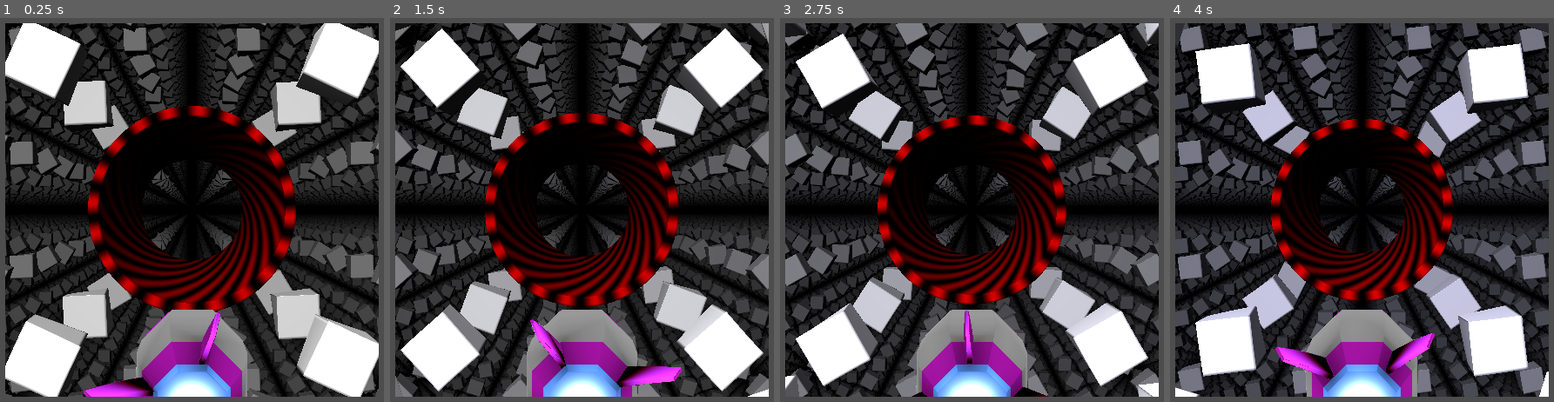
Above: before the commit, frames 1-4 (left to right).
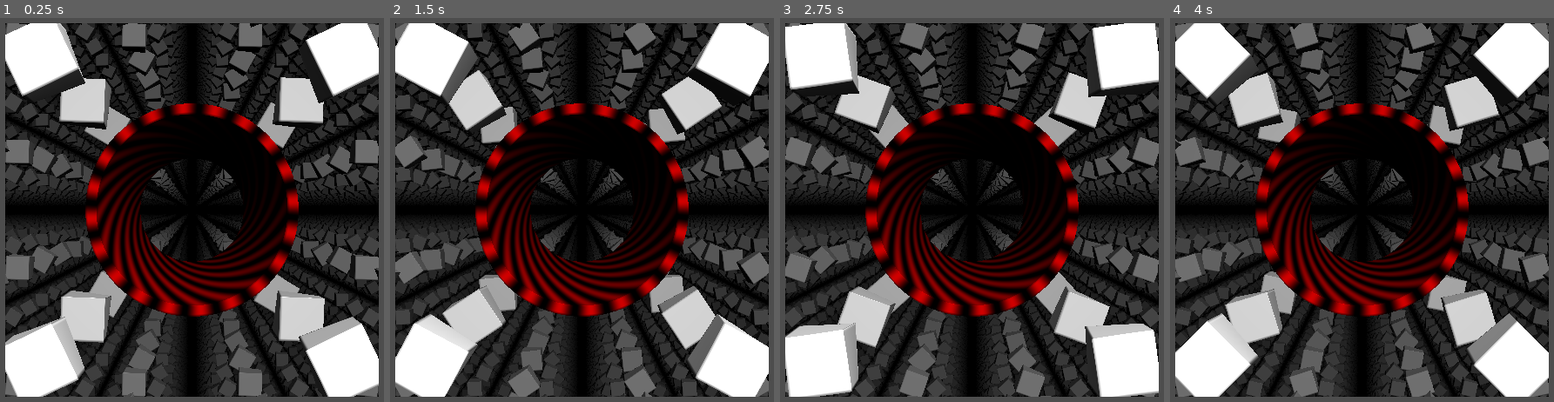
Above: after the commit, the same moments.

Repository: liggxibbler/godot_relativity
Game: Godot game, scene res://first.tscn
Two runs of this game, one before a commit and one after it. Both use one fixed random seed, a clock stepped at 60 frames per second and the inputs below.
Inputs:
- Up to frame 1 (0.25 s): no input
- Up to frame 2 (1.5 s): tap Enter at 0.5 s; tap Space at 0.6, 0.77, 1.07, 1.35 s
- Up to frame 3 (2.75 s): tap Space at 1.52, 1.82, 2.1 s
- Up to frame 4 (4 s): tap Space at 2.85, 3.02, 3.32, 3.6, 3.77 s

The runs differ from the first frame. In frame 1, 36% of the frame differs, in the area x 1-99%, y 1-99%; in frame 2, 42%; in frame 3, 44%; in frame 4, 47%.

Commit message:
Removed unused uniforms. Added gamepad movement.

Diff:
--- a/first.tscn
+++ b/first.tscn
@@ -10,10 +10,11 @@
 shader_parameter/fourvel = null
 shader_parameter/uposition = null
 shader_parameter/boost = null
+shader_parameter/viewForward = null
+shader_parameter/viewUp = null
+shader_parameter/viewRight = null
 shader_parameter/orientation = null
 shader_parameter/iResolution = null
-shader_parameter/iMouse = null
-shader_parameter/iTimeDelta = null
 
 [sub_resource type="QuadMesh" id="QuadMesh_gofnk"]
 material = SubResource("ShaderMaterial_nhheq")
--- a/project.godot
+++ b/project.godot
@@ -14,3 +14,60 @@
 run/main_scene="res://first.tscn"
 config/features=PackedStringArray("4.3", "Forward Plus")
 config/icon="res://icon.svg"
+
+[input]
+
+SlowDown={
+"deadzone": 0.5,
+"events": []
+}
+LookRight={
+"deadzone": 0.5,
+"events": [Object(InputEventJoypadMotion,"resource_local_to_scene":false,"resource_name":"","device":-1,"axis":2,"axis_value":1.0,"script":null)
+]
+}
+LookUp={
+"deadzone": 0.5,
+"events": [Object(InputEventJoypadMotion,"resource_local_to_scene":false,"resource_name":"","device":-1,"axis":3,"axis_value":-1.0,"script":null)
+]
+}
+LookDown={
+"deadzone": 0.5,
+"events": [Object(InputEventJoypadMotion,"resource_local_to_scene":false,"resource_name":"","device":-1,"axis":3,"axis_value":1.0,"script":null)
+]
+}
+LookLeft={
+"deadzone": 0.5,
+"events": [Object(InputEventJoypadMotion,"resource_local_to_scene":false,"resource_name":"","device":-1,"axis":2,"axis_value":-1.0,"script":null)
+]
+}
+BoostForward={
+"deadzone": 0.5,
+"events": [Object(InputEventJoypadMotion,"resource_local_to_scene":false,"resource_name":"","device":-1,"axis":1,"axis_value":-1.0,"script":null)
+]
+}
+BoostBack={
+"deadzone": 0.5,
+"events": [Object(InputEventJoypadMotion,"resource_local_to_scene":false,"resource_name":"","device":-1,"axis":1,"axis_value":1.0,"script":null)
+]
+}
+BoostLeft={
+"deadzone": 0.5,
+"events": [Object(InputEventJoypadMotion,"resource_local_to_scene":false,"resource_name":"","device":-1,"axis":0,"axis_value":-1.0,"script":null)
+]
+}
+BoostRight={
+"deadzone": 0.5,
+"events": [Object(InputEventJoypadMotion,"resource_local_to_scene":false,"resource_name":"","device":-1,"axis":0,"axis_value":1.0,"script":null)
+]
+}
+BoostUp={
+"deadzone": 0.5,
+"events": [Object(InputEventJoypadMotion,"resource_local_to_scene":false,"resource_name":"","device":-1,"axis":5,"axis_value":1.0,"script":null)
+]
+}
+BoostDown={
+"deadzone": 0.5,
+"events": [Object(InputEventJoypadMotion,"resource_local_to_scene":false,"resource_name":"","device":-1,"axis":4,"axis_value":1.0,"script":null)
+]
+}
--- a/relativity.gd
+++ b/relativity.gd
@@ -7,6 +7,12 @@
 var fourvel = Vector4(0,0,0,1)
 var boost = Vector4.ZERO
 var transform_matrix = Projection.IDENTITY
+var view2d = Vector2(0.5,0.5)
+var viewForward = Vector3(1,0,0)
+var viewUp = Vector3(0,1,0)
+var viewRight = Vector3(0,0,1)
+
+var lookSpeed = 1.0
 
 var shader_transformMatrix
 var shader_position
@@ -14,10 +20,13 @@
 var shader_fourvel
 var shader_boost
 var shader_iResolution
-var shader_iMouse
-var shader_iTimeDelta
+var shader_view2d
+var shader_viewForward
+var shader_viewUp
+var shader_viewRight
 
-var is_slow = false
+var time_scale = 1.0
+var speedOfLight = 1.0
 
 # Called when the node enters the scene tree for the first time.
 func _ready() -> void:
@@ -29,8 +38,11 @@
 	shader_boost = StringName("boost")
 	shader_orientation = StringName("orientation")
 	shader_iResolution = StringName("iResolution")
-	shader_iMouse = StringName("iMouse")
-	shader_iTimeDelta = StringName("iTimeDelta")
+	shader_view2d = StringName("view2d")
+	shader_viewForward = StringName("viewForward")
+	shader_viewUp = StringName("viewUp")
+	shader_viewRight = StringName("viewRight")
+
 
 	#var resolution = Vector3(get_viewport().size.x, get_viewport().size.y, 1.0)
 	var resolution = Vector3(1920, 1920, 1.0)
@@ -68,24 +80,64 @@
 	material.set_shader_parameter(shader_orientation, orientation)
 	material.set_shader_parameter(shader_boost, boost)
 	material.set_shader_parameter(shader_transformMatrix, transform_matrix)
+	material.set_shader_parameter(shader_view2d, view2d)
+	material.set_shader_parameter(shader_viewForward, viewForward)
+	material.set_shader_parameter(shader_viewUp, viewUp)
+	material.set_shader_parameter(shader_viewRight, viewRight)
 
 # Called every frame. 'delta' is the elapsed time since the previous frame.
 func _process(delta: float) -> void:
+	var c = cos(.1*delta)
+	var s = sin(.1*delta)
+	orientation = Vector3(c*orientation.x-s*orientation.y,
+	s*orientation.x+c*orientation.y,0);
+
 	var delta_scaled = delta
-	if is_slow:
-		delta_scaled /= 10
-	handle_physics(delta_scaled, Vector4(.1, 0, 0, 1), 1)
+
+	if Input.is_action_pressed("SlowDown"):
+		slow_down(delta)
+	else:
+		speed_up(delta)
+
+	delta_scaled /= time_scale
+
+	var boostBackForward = Input.get_axis("BoostBack", "BoostForward")
+	var boostLeftRight = Input.get_axis("BoostLeft", "BoostRight")
+	var boostUpDown = Input.get_axis("BoostDown", "BoostUp")
+	var boostVector = boostBackForward * viewForward + boostLeftRight * viewRight +	boostUpDown * viewUp
+
+	handle_physics(
+		delta_scaled,
+		Vector4(boostVector.x, boostVector.y, boostVector.z, 1.0),
+		speedOfLight
+	)
+
+	viewForward += delta * lookSpeed * Input.get_axis("LookLeft", "LookRight") * viewRight
+	viewForward += delta * lookSpeed * Input.get_axis("LookDown", "LookUp") * viewUp
+	viewForward = viewForward.normalized()
+
+	viewUp = viewRight.cross(viewForward)
+	viewUp = viewUp.normalized()
+	viewRight = viewForward.cross(viewUp)
 
 	update_shader_values()
 
-func toggle_speed() -> void:
-	is_slow = not is_slow
+func slow_down(delta : float):
+	if time_scale < 10.0:
+		time_scale += delta * 5.0
+	else:
+		time_scale = 10.0
 
+func speed_up(delta : float):
+	if (time_scale > 1.0):
+		time_scale -= delta * 5.0
+	else:
+		time_scale = 1.0
 
-func _unhandled_input(event):
-	if event is InputEventKey:
-		if event.pressed:
-			if event.keycode == KEY_ESCAPE:
-				get_tree().quit()
-			elif event.keycode == KEY_SPACE:
-				toggle_speed()
+func Rotate2D(vec : Vector2, angle : float) -> Vector2:
+	var T = Transform2D(
+		Vector2(cos(angle),sin(angle)),
+		Vector2(-sin(angle), cos(angle)),
+		Vector2.ZERO
+	)
+	return T * vec
Not shown, changed: Shaders/raymarch.gdshaderinc
